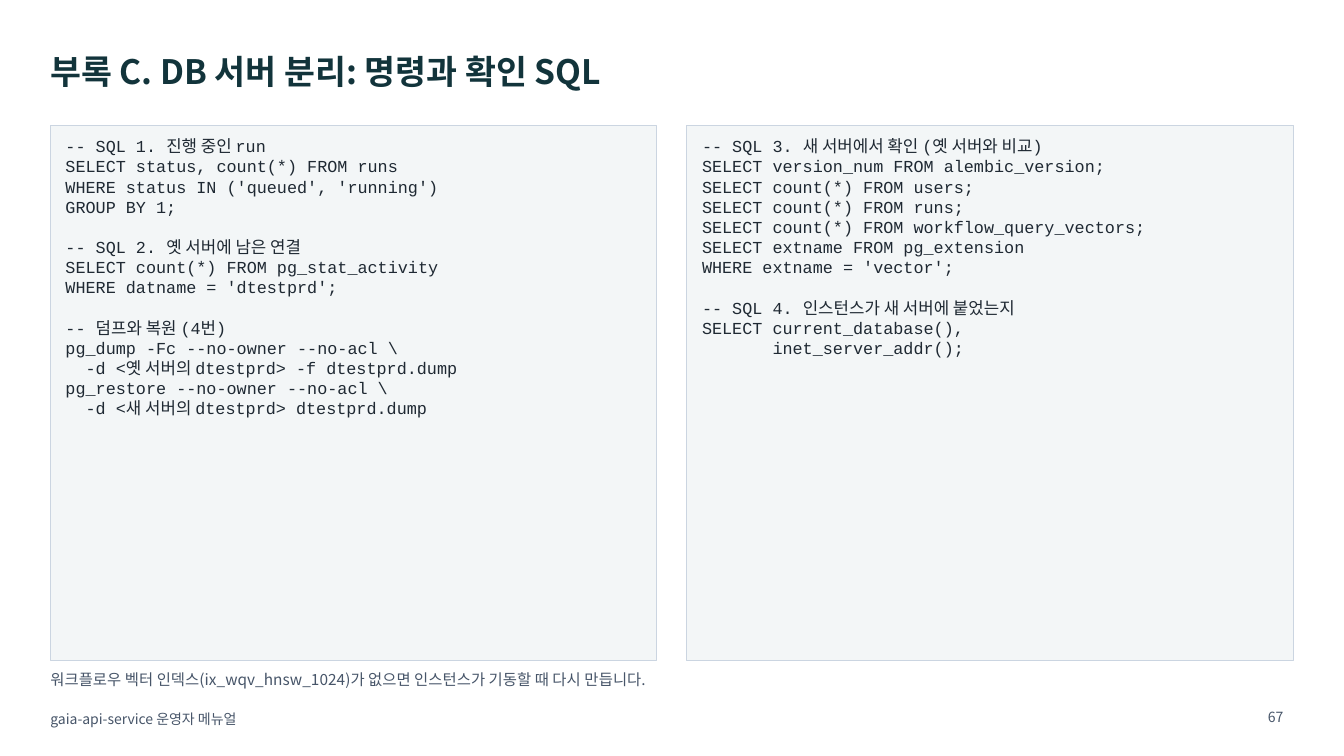
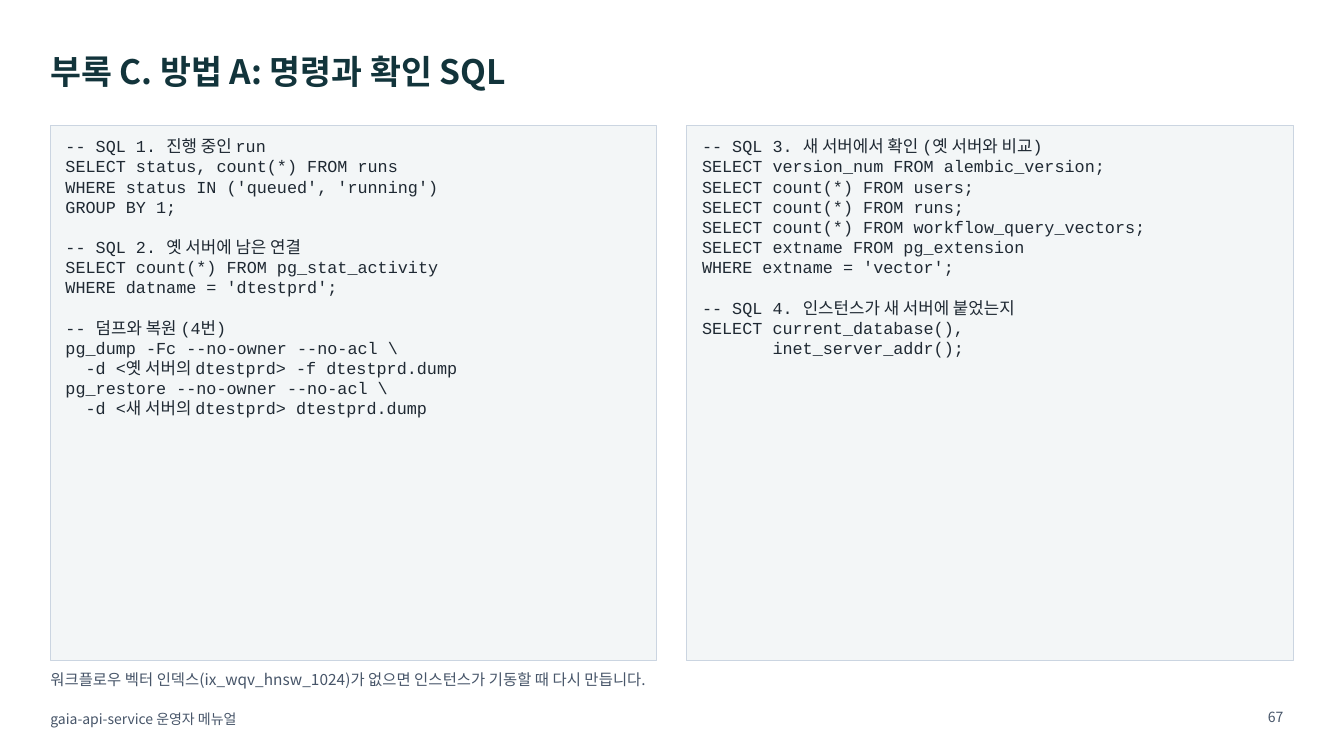
Before and after one commit to KimHwaJin/pr-agentic-service, a slide deck: slide 67 of docs/deliverables/08-operator-manual.pptx. Drawn at 1344x756 pixels with LibreOffice and Linux fonts; fonts in the diff are those of the drawing. Boxes give left, top, right and bottom in pixels: in the first picture for what was removed or moved away, otherwise in the second. Text is boxed around its words. In the diff, an @@ line names an element or a change of style, - is before the commit and + after.

```diff
--- a/docs/deliverables/08-operator-manual.pptx
+++ b/docs/deliverables/08-operator-manual.pptx
@@ title at (x1=50, y1=55, x2=506, y2=91): text changed @@
-부록 C. DB 서버 분리: 명령과 확인 SQL
+부록 C. 방법 A: 명령과 확인 SQL
```
Also in this commit, not shown: 5 other slides changed, 2 slides added, 2 other files.
